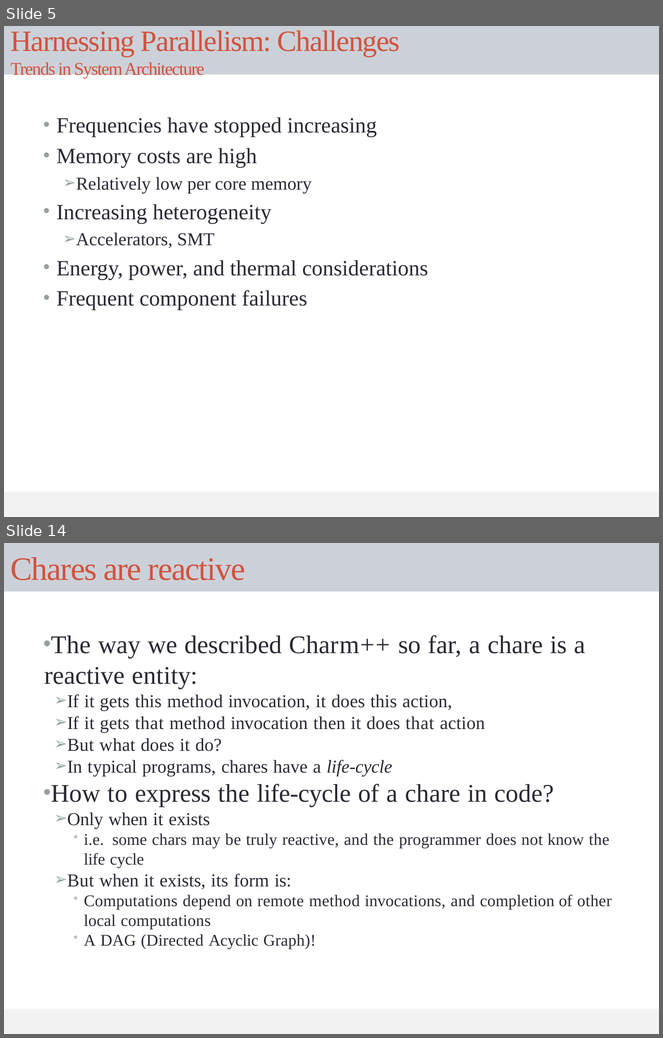
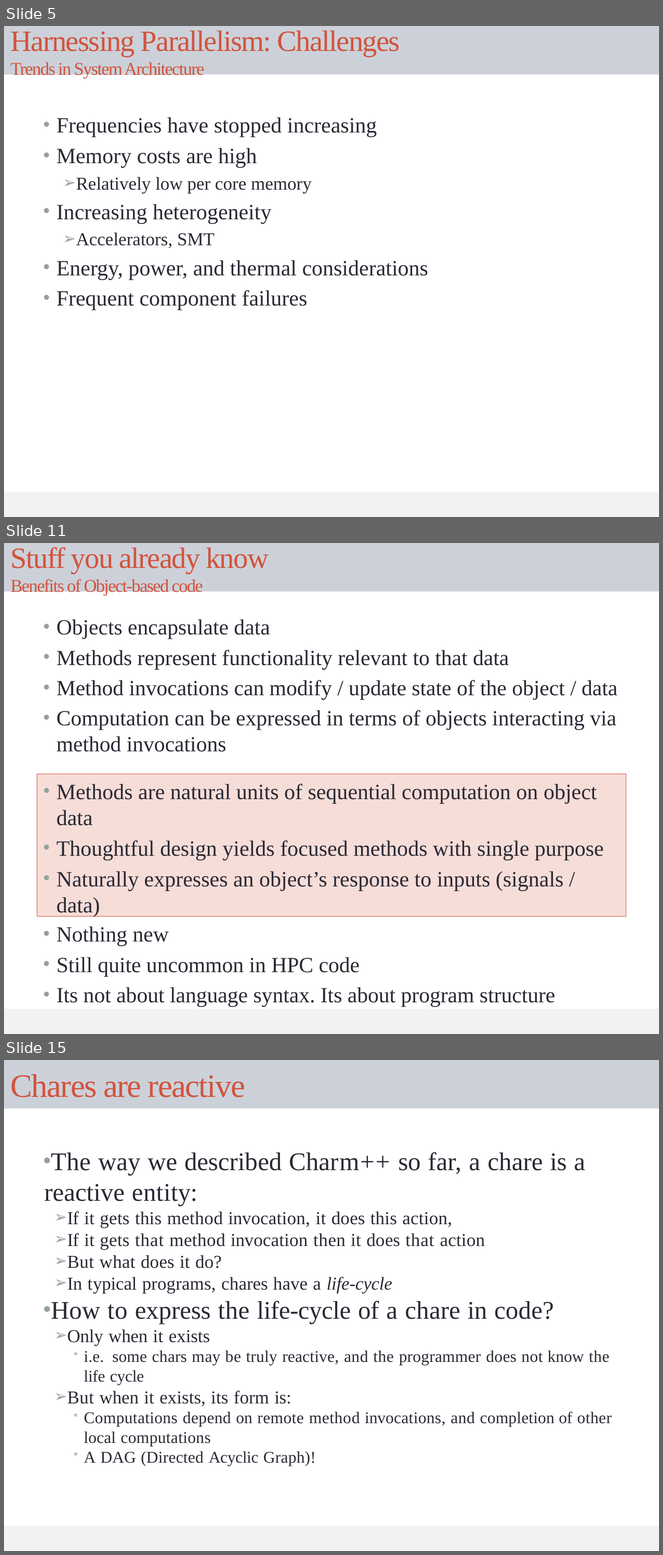
Before and after one commit to UIUC-PPL/charm_tutorial, a slide deck: tutorial.pptx. Shown one above the other, each under a label of ours: slides 5 and 14 before the commit, slides 5, 11 and 15 after it; the slides between them are not shown. The pictures are 663x1038 and 663x1555 pixels, drawn with LibreOffice and Linux fonts; fonts in the diff are those of the drawing. Boxes give left, top, right and bottom in pixels: in the first picture for what was removed or moved away, otherwise in the second. Text is boxed around its words. In the diff, an @@ line names an element or a change of style, - is before the commit and + after.

```diff
--- a/tutorial.pptx
+++ b/tutorial.pptx
@@ slide 11 added at bbox=[4, 543, 659, 1034], background #FFFFFF; not listed: 1 template element that a slide beside it also shows @@
@@ title added at bbox=[4, 543, 659, 591], fill #CCD1D9, 19.8 pt, text #D2533C @@
+Stuff you already know
+Benefits of Object-based code
@@ text added at bbox=[57, 619, 618, 752], 23.8 pt, text #292934 @@
+• Objects encapsulate data
+• Methods represent functionality relevant to that data
+• Method invocations can modify / update state of the object / data
+• Computation can be expressed in terms of objects interacting via method invocations
@@ text added at bbox=[37, 774, 626, 916], fill #F6DDD8, outline #D2533C 0.75 pt, 24 pt, text #292934 @@
+• Methods are natural units of sequential computation on object data
+• Thoughtful design yields focused methods with single purpose
+• Naturally expresses an object’s response to inputs (signals / data)
@@ text added at bbox=[57, 927, 555, 1007], 23.8 pt, text #292934 @@
+• Nothing new
+• Still quite uncommon in HPC code
+• Its not about language syntax. Its about program structure
@@ what was slide 14 is now slide 15 @@
```
Also in this commit, not shown: 2 slides changed, 4 other slides added, 4 slides removed.
